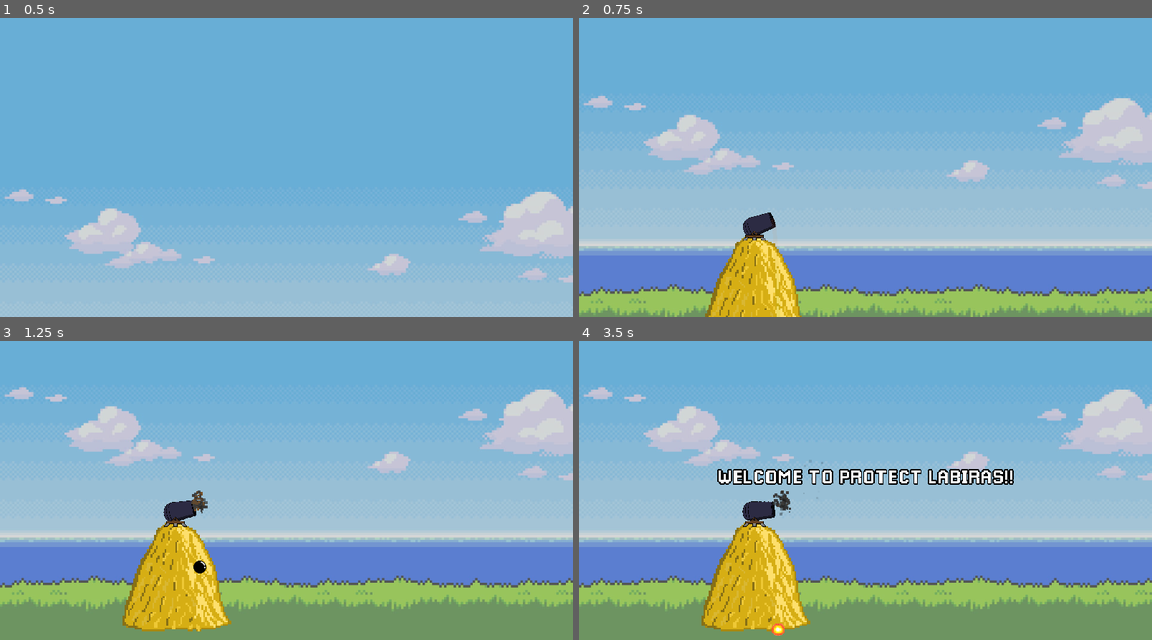
Above: before the commit, frames 1-4 (two rows, left to right).
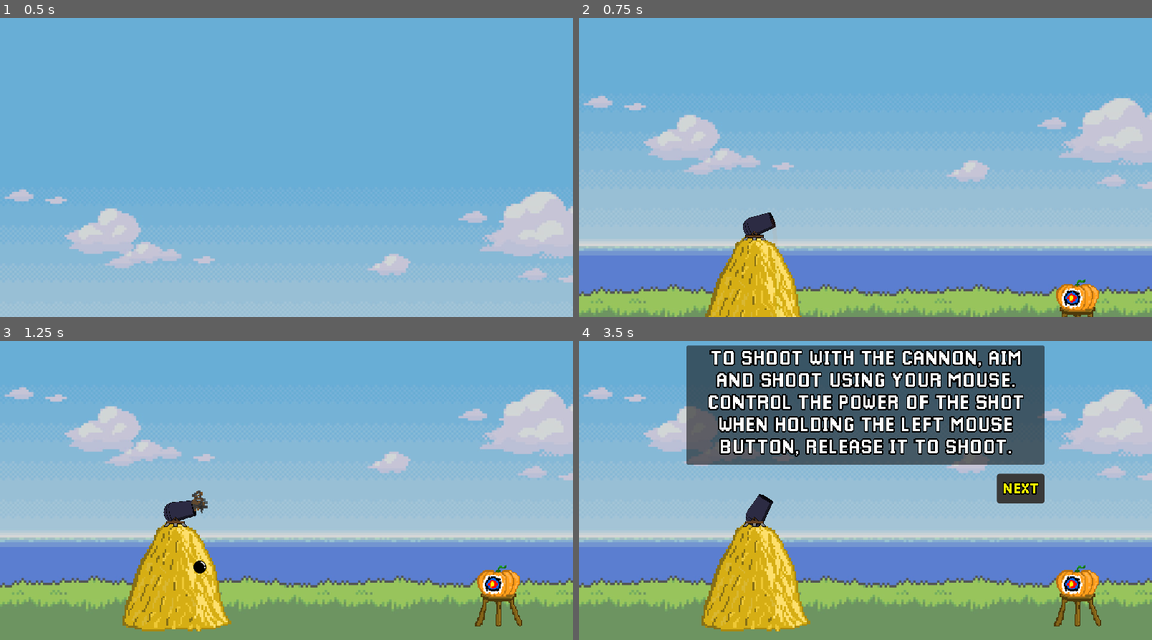
Above: after the commit, the same moments.

Repository: GabrFelps/Protect-LABIRAS
Game: Godot game, scene res://scenes/tutorial.tscn
Same seed, same stepped clock (60 frames per second), same inputs: the game is played once before the commit and once after it. This scene is started directly instead of the project's main scene.
Inputs (mouse positions are in pixels of both pictures, inside the frame that each line leads up to):
- Up to frame 1 (0.5 s): no input
- Up to frame 2 (0.75 s): move the mouse to (991, 140) at 0.52 s; click (991, 140) at 0.67 s
- Up to frame 3 (1.25 s): no input
- Up to frame 4 (3.5 s): move the mouse to (750, 496) at 1.27 s; click (750, 496) at 1.42 s; click (1020, 490) at 2 s, where only the run after the commit has a clickable "NEXT"; click (1020, 490) at 2.75 s, where only the run after the commit has a clickable "NEXT"

Frame 1 is identical in both runs. In frame 2, 0.7% of the frame differs, in the area x 83-91%, y 87-100%; in frame 3, 0.9%; in frame 4, 29%, in the area x 18-92%, y 1-99%.

Commit message:
feat: cena de tutorial adicionada meus lindos

Diff:
--- a/game/scenes/tutorial.tscn
+++ b/game/scenes/tutorial.tscn
@@ -1,17 +1,66 @@
-[gd_scene load_steps=7 format=3 uid="uid://cwa22ru84wppf"]
+[gd_scene load_steps=15 format=3 uid="uid://cwa22ru84wppf"]
 
 [ext_resource type="PackedScene" uid="uid://pmv2jcvf4u1c" path="res://scenes/ground.tscn" id="1_g71e4"]
 [ext_resource type="Script" path="res://scripts/tutorial.gd" id="1_hm2lk"]
 [ext_resource type="PackedScene" uid="uid://wlsbi66507wv" path="res://scenes/cannon.tscn" id="2_8wb2e"]
+[ext_resource type="Script" path="res://scripts/Target.gd" id="3_a06u6"]
 [ext_resource type="Texture2D" uid="uid://ddt4n4bmnj1mi" path="res://assets/background_menu.jpg" id="3_imsqb"]
 [ext_resource type="Texture2D" uid="uid://enf0ph50xtdw" path="res://assets/feno.png" id="3_ixcbn"]
+[ext_resource type="Texture2D" uid="uid://rpsi1ko6fy3i" path="res://assets/target.png" id="3_tw33x"]
 [ext_resource type="Theme" uid="uid://bni87gmhyxwr2" path="res://assets/themes/menu.tres" id="4_qpchs"]
+[ext_resource type="PackedScene" uid="uid://cd53iuowivrno" path="res://scenes/death_particle.tscn" id="4_yta0n"]
+[ext_resource type="FontFile" uid="uid://pfj2yl0cyvts" path="res://assets/fonts/Pixellari.ttf" id="7_h3ngq"]
 
-[node name="Tutorial" type="Node2D"]
+[sub_resource type="CircleShape2D" id="CircleShape2D_pu171"]
+
+[sub_resource type="LabelSettings" id="LabelSettings_6glg5"]
+line_spacing = 4.0
+font = ExtResource("7_h3ngq")
+font_size = 32
+outline_size = 8
+outline_color = Color(0, 0, 0, 1)
+
+[sub_resource type="StyleBoxFlat" id="StyleBoxFlat_1c1m2"]
+bg_color = Color(0.223103, 0.223103, 0.223103, 1)
+corner_radius_top_left = 5
+corner_radius_top_right = 5
+corner_radius_bottom_right = 5
+corner_radius_bottom_left = 5
+expand_margin_top = 5.0
+
+[sub_resource type="StyleBoxFlat" id="StyleBoxFlat_ocmwr"]
+bg_color = Color(0.564962, 0.564962, 0.564961, 1)
+corner_radius_top_left = 5
+corner_radius_top_right = 5
+corner_radius_bottom_right = 5
+corner_radius_bottom_left = 5
+expand_margin_top = 5.0
+
+[node name="World" type="Node2D"]
 script = ExtResource("1_hm2lk")
 
 [node name="Ground" parent="." instance=ExtResource("1_g71e4")]
 position = Vector2(516, 515)
+
+[node name="Target" type="Area2D" parent="."]
+position = Vector2(1184, 431)
+collision_layer = 2
+collision_mask = 0
+script = ExtResource("3_a06u6")
+deathParticle = ExtResource("4_yta0n")
+
+[node name="Sprite" type="Sprite2D" parent="Target"]
+texture_filter = 1
+scale = Vector2(2.45329, 2.45329)
+texture = ExtResource("3_tw33x")
+
+[node name="Hurtbox" type="Area2D" parent="Target"]
+collision_layer = 2
+collision_mask = 0
+
+[node name="CollisionShape2D" type="CollisionShape2D" parent="Target/Hurtbox"]
+scale = Vector2(-7.11696, -7.11696)
+shape = SubResource("CircleShape2D_pu171")
 
 [node name="Haystack" type="Sprite2D" parent="."]
 texture_filter = 1
@@ -45,8 +94,28 @@
 
 [node name="CanvasLayer" type="CanvasLayer" parent="."]
 
-[node name="Label" type="Label" parent="CanvasLayer"]
+[node name="Container" type="VBoxContainer" parent="CanvasLayer"]
+anchors_preset = 5
+anchor_left = 0.5
+anchor_right = 0.5
+offset_left = -300.0
+offset_top = 46.0
+offset_right = 300.0
+offset_bottom = 311.0
+grow_horizontal = 2
+size_flags_horizontal = 4
+theme_override_constants/separation = 20
+
+[node name="Panel" type="Panel" parent="CanvasLayer/Container"]
+clip_contents = true
+custom_minimum_size = Vector2(600, 200)
+layout_mode = 2
+size_flags_horizontal = 0
+size_flags_vertical = 0
+
+[node name="Label" type="Label" parent="CanvasLayer/Container/Panel"]
 texture_filter = 1
+layout_mode = 1
 anchors_preset = 15
 anchor_right = 1.0
 anchor_bottom = 1.0
@@ -55,6 +124,25 @@
 theme = ExtResource("4_qpchs")
 theme_override_constants/outline_size = 8
 theme_override_font_sizes/font_size = 32
-text = "WELCOME TO PROTECT LABIRAS!!"
+text = "TO SHOOT WITH THE CANNON, AIM AND SHOOT USING YOUR MOUSE.
+CONTROL THE POWER OF THE SHOT WHEN HOLDING THE LEFT MOUSE BUTTON, RELEASE IT TO SHOOT."
+label_settings = SubResource("LabelSettings_6glg5")
 horizontal_alignment = 1
 vertical_alignment = 1
+autowrap_mode = 3
+
+[node name="Next" type="Button" parent="CanvasLayer/Container"]
+texture_filter = 1
+custom_minimum_size = Vector2(80, 45)
+layout_mode = 2
+size_flags_horizontal = 8
+size_flags_vertical = 4
+theme = ExtResource("4_qpchs")
+theme_override_constants/outline_size = 8
+theme_override_font_sizes/font_size = 24
+theme_override_styles/normal = SubResource("StyleBoxFlat_1c1m2")
+theme_override_styles/hover = SubResource("StyleBoxFlat_1c1m2")
+theme_override_styles/pressed = SubResource("StyleBoxFlat_ocmwr")
+text = "NEXT"
+
+[connection signal="pressed" from="CanvasLayer/Container/Next" to="." method="_on_next_pressed"]
--- /dev/null
+++ b/game/scripts/Target.gd
@@ -0,0 +1,32 @@
+extends Area2D
+
+@export var deathParticle : PackedScene;
+@export var MAX_HEALTH : int = 1;
+
+signal targetDown
+
+var health : int
+
+func _ready() -> void:
+	health = MAX_HEALTH;
+
+
+## Toma dano
+func take_damage(attack: Attack):
+	health -= attack.attack_damage; # diminui a vida
+	if health <= 0:
+		die();
+
+
+func die():
+	init_explosion();
+	queue_free();
+	emit_signal("targetDown");
+
+## função para acionar partícula de explosão
+func init_explosion() -> void:
+	var _particle = deathParticle.instantiate();
+	get_parent().add_child(_particle);
+	_particle.global_position = self.global_position;
+	_particle.global_rotation = self.global_rotation;
+	_particle.emitting = true;
--- a/game/scripts/tutorial.gd
+++ b/game/scripts/tutorial.gd
@@ -2,17 +2,33 @@
 
 signal finish_anim;
 
-@onready var popUp : Label = get_node("CanvasLayer/Label");
+@onready var popUpText : Label = get_node("CanvasLayer/Container/Panel/Label");
+@onready var popUpPanel : Panel = get_node("CanvasLayer/Container/Panel")
+@onready var popUp : VBoxContainer = get_node("CanvasLayer/Container");
+@onready var textIndex = 0;
+@onready var target = $Target
+
+var texts = [
+	"WELCOME TO PROTECT LABIRAS!!",
+	"YOUR MAIN OBJECTIVE IS TO PREVENT ENEMIES INVADING YOUR BASE, USING THIS CANNON",
+	"TO SHOOT WITH THE CANNON, AIM AND SHOOT USING YOUR MOUSE. CONTROL THE POWER OF THE SHOT WHEN HOLDING THE LEFT MOUSE BUTTON, RELEASE IT TO SHOOT.",
+	"DESTROY THE TARGET TO PROCEED!",
+	"WELL DONE!!! NOW YOU'RE READY TO DESTROY THE REAL ENEMIES.\nCLICK THE BUTTON TO GO BACK TO THE MENU AND START YOUR GAME!"
+];
 
 func _ready():
+	target.connect("targetDown", proceed_popup);
 	popUp.visible = false;
+	popUpText.text = texts[textIndex];
 	Global.showingPopUp = false;
 	_bg_start_anim();
 	_camera_start_anim();
-	await (get_tree().create_timer(3).timeout);
+	await (get_tree().create_timer(1.5).timeout);
 	Global.showingPopUp = true;
+	panel_anim(popUpPanel, popUpPanel.custom_minimum_size, "in");
 
 func _physics_process(delta):
+	get_node("Cannon").set_physics_process(true);
 	if Global.showingPopUp:
 		get_node("Cannon").set_physics_process(false);
 		popUp.visible = true;
@@ -40,3 +56,37 @@
 		Vector2(654,140),
 		1.0
 	).set_trans(Tween.TRANS_QUAD);
+
+func proceed_popup():
+	Global.showingPopUp = true;
+	popUp.visible = true;
+	panel_anim(popUpPanel, Vector2(600,200), "in");
+
+
+func _on_next_pressed():
+	textIndex+=1;
+	panel_anim(popUpPanel, popUpPanel.custom_minimum_size, "out")
+	await finish_anim
+	panel_anim(popUpPanel, Vector2(600,200), "in")
+	match textIndex:
+		5:
+			textIndex = -1
+			get_tree().change_scene_to_file("res://scenes/menu.tscn");
+		4:
+			popUp.visible = false
+			Global.showingPopUp = false;
+
+	popUpText.text = texts[textIndex];
+
+func panel_anim(node, size, mode: String):
+	var _tween = get_tree().create_tween();
+	var node_size = node.custom_minimum_size;
+	match mode:
+		"in":
+			node.custom_minimum_size.y = 0;
+			_tween.tween_property(node, "custom_minimum_size", size, 0.25);
+		"out":
+			_tween.tween_property(node, "custom_minimum_size", Vector2(node_size.x, 0.0), 0.25);
+
+	await _tween.finished;
+	emit_signal("finish_anim");
Binary file added: game/assets/target.png
Not shown, added: game/assets/target.png.import
